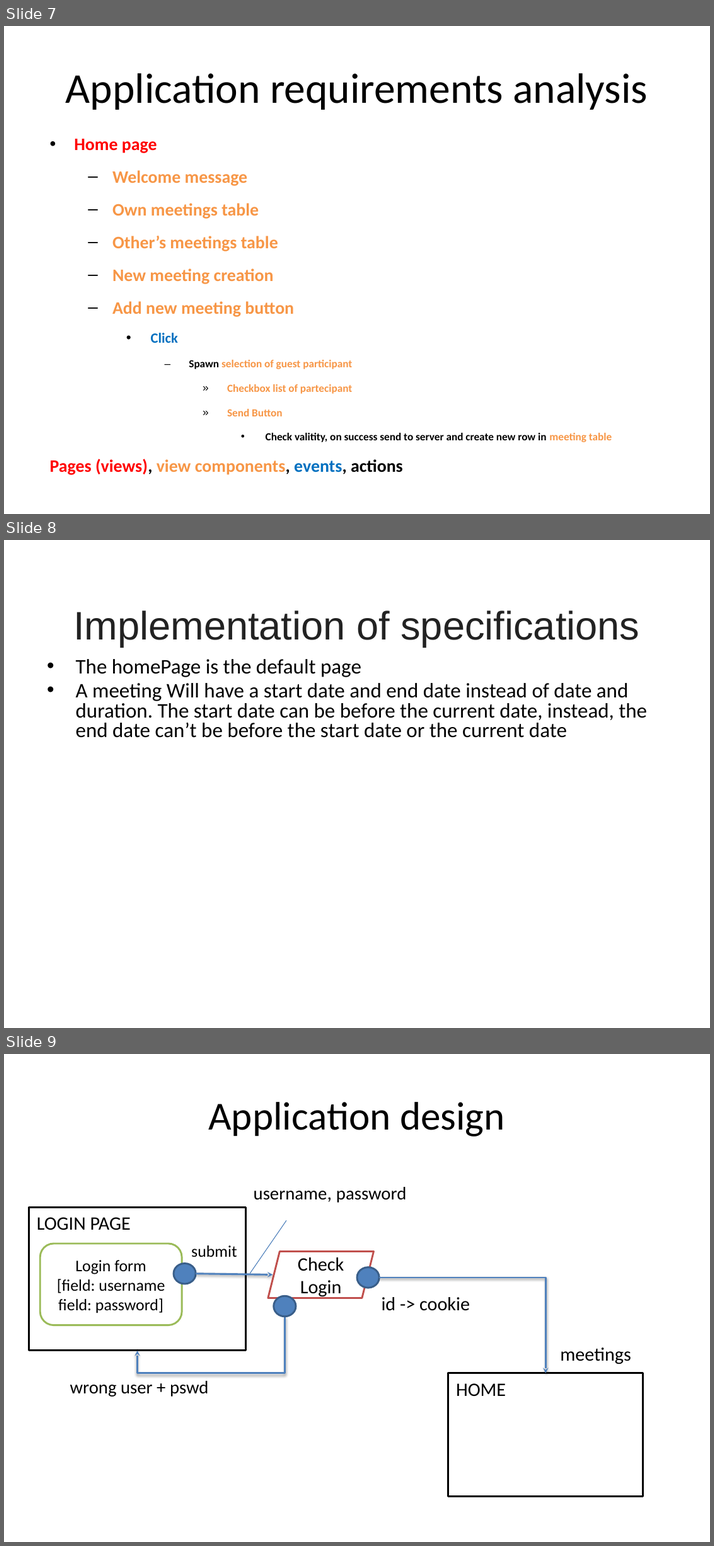
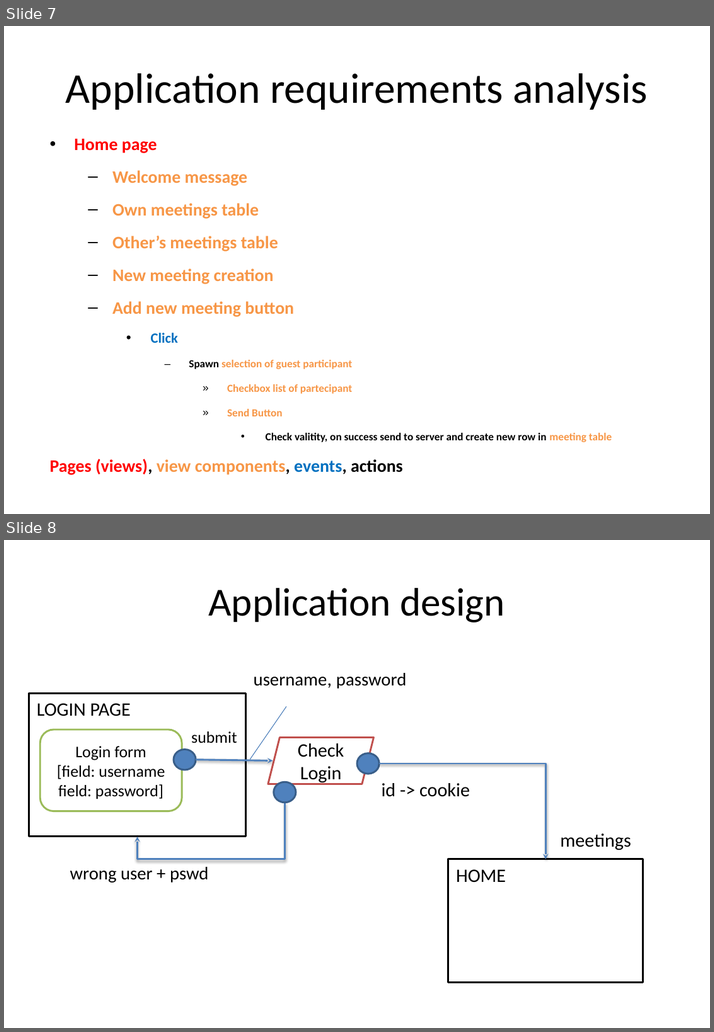
Before and after one commit to Buba98/OnlineMeetings, a slide deck: Meetings management.pptx. Shown one above the other, each under a label of ours: slides 7, 8 and 9 before the commit, slides 7 and 8 after it. The pictures are 714x1546 and 714x1032 pixels, drawn with LibreOffice and Linux fonts; fonts in the diff are those of the drawing. Boxes give left, top, right and bottom in pixels: in the first picture for what was removed or moved away, otherwise in the second. Text is boxed around its words. In the diff, an @@ line names an element or a change of style, - is before the commit and + after.

```diff
--- a/Meetings management.pptx
+++ b/Meetings management.pptx
@@ slide 8 removed at bbox=[4, 540, 710, 1028], background #FFFFFF @@
@@ title removed at bbox=[73, 611, 639, 647] @@
-Implementation of specifications
@@ text removed at bbox=[76, 659, 647, 738] @@
-• The homePage is the default page
-• A meeting Will have a start date and end date instead of date and duration. The start date can be before the current date, instead, the end date can’t be before the start date or the current date
@@ what was slide 9 is now slide 8 @@
```
Also in this commit, not shown: 1 slide changed, 1 slide added, 2 other files.
